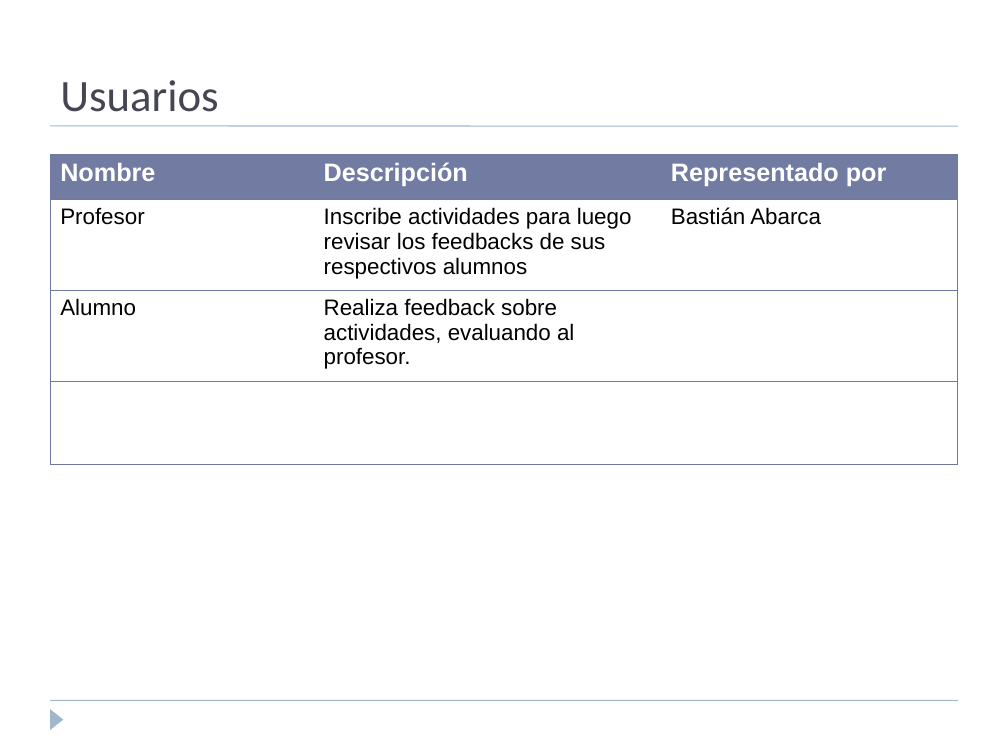
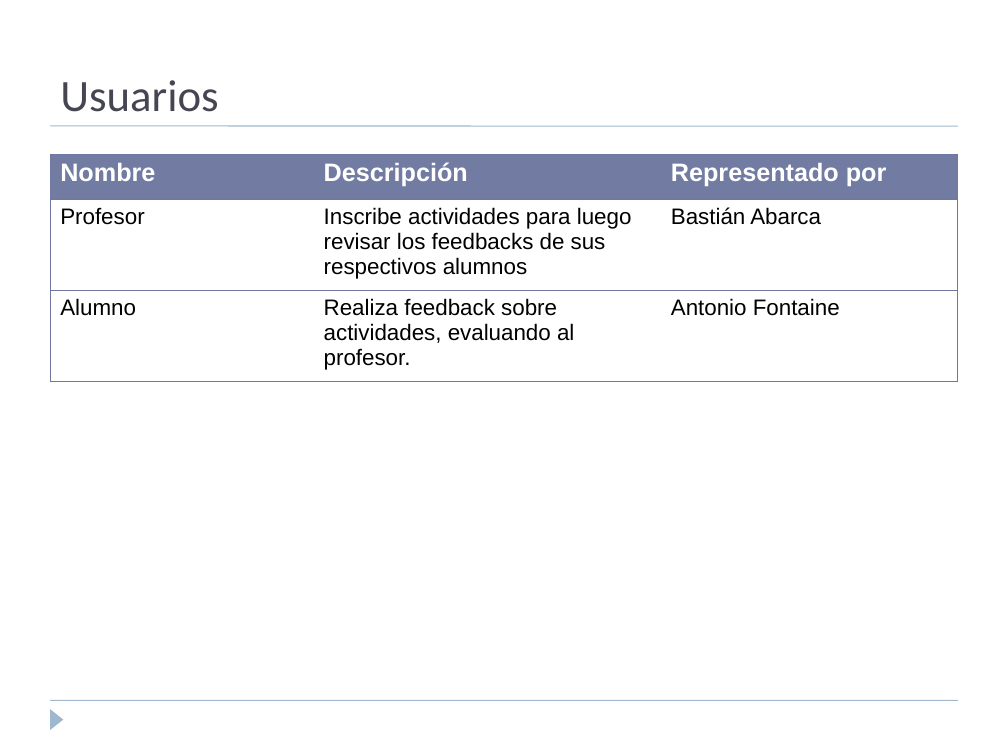
Before and after one commit to flizana/iic3143-proyecto-g8, a slide deck: slide 6 of FeedMe/presentacion_inception.ppt. Drawn at 1008x756 pixels with LibreOffice and Linux fonts; fonts in the diff are those of the drawing. Boxes give left, top, right and bottom in pixels: in the first picture for what was removed or moved away, otherwise in the second. Text is boxed around its words. In the diff, an @@ line names an element or a change of style, - is before the commit and + after.

Commit message:
PPT final

```diff
--- a/FeedMe/presentacion_inception.ppt
+++ b/FeedMe/presentacion_inception.ppt
@@ table at box(50, 154, 957, 381) @@
-row 3: Alumno | Realiza feedback sobre actividades, evaluando al profesor. | 
-row 4:  |  | 
+row 3: Alumno | Realiza feedback sobre actividades, evaluando al profesor. | Antonio Fontaine
```
Also in this commit, not shown: 6 other slides changed, 1 slide added, 1 slide removed.
